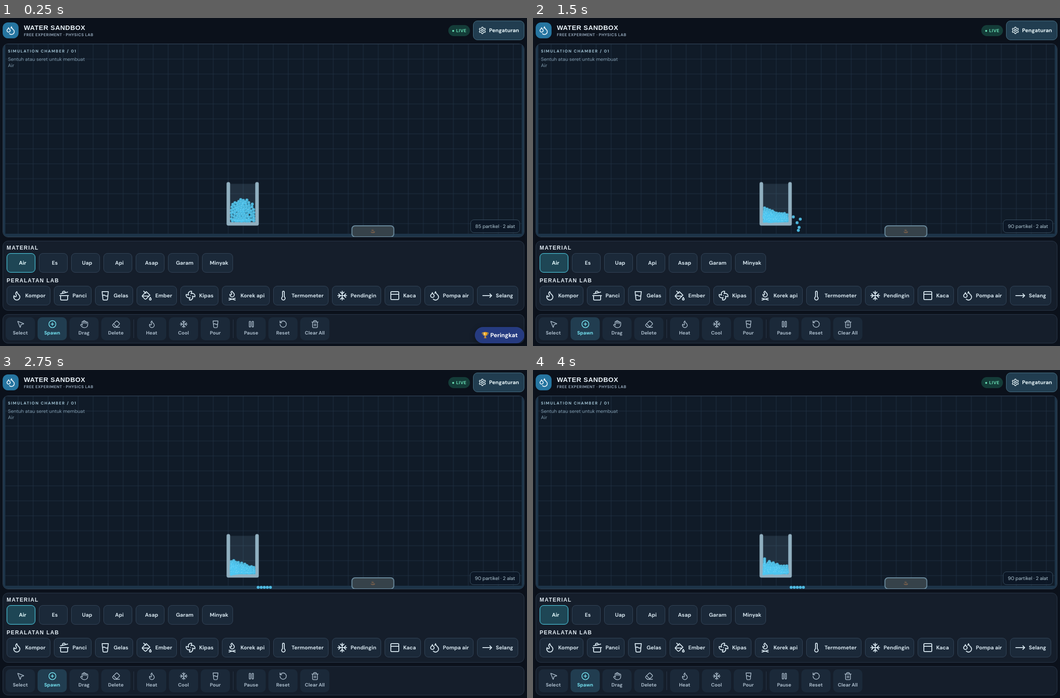
Above: before the commit, frames 1-4 (two rows, left to right).
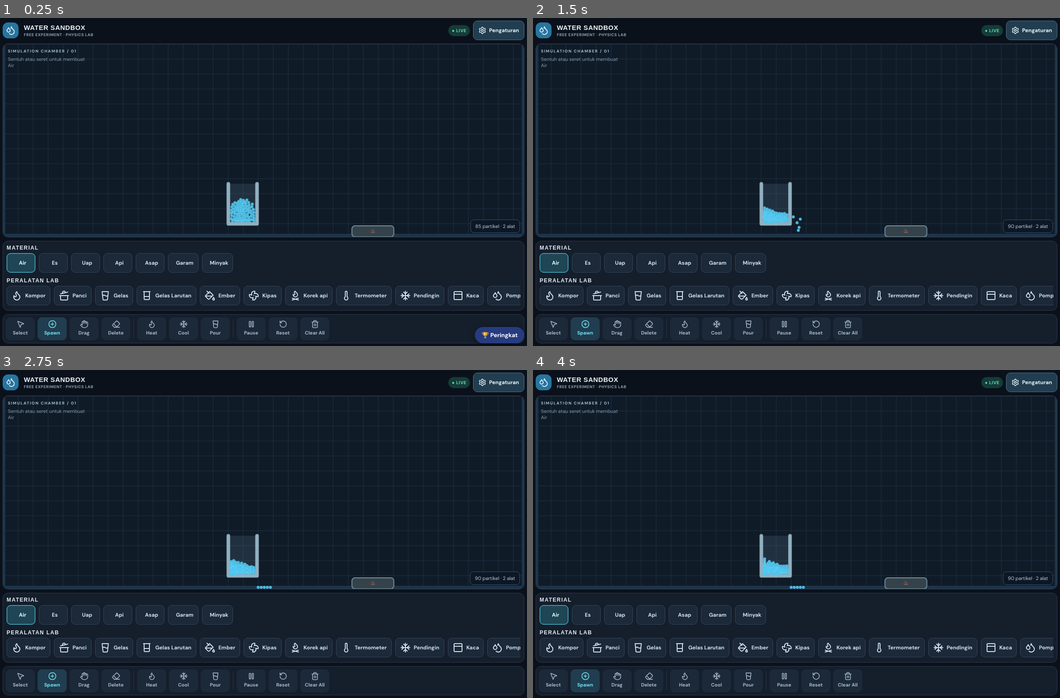
Above: after the commit, the same moments.

Repository: vexelkang-cell/gamepai
Game: browser game, page games/water-simulator/index.html
Same seed, same stepped clock (60 frames per second), same inputs: the game is played once before the commit and once after it.
Inputs (mouse positions are in pixels of both pictures, inside the frame that each line leads up to):
- Up to frame 1 (0.25 s): no input
- Up to frame 2 (1.5 s): click (796, 139) at 0.27 s; tap Space at 1.1 s
- Up to frame 3 (2.75 s): tap Space at 1.6, 2.1, 2.6 s
- Up to frame 4 (4 s): tap Space at 3.1, 3.6 s

The runs differ from the first frame. In frame 1, 0.7% of the frame differs, in the area x 26-99%, y 81-88%; in frame 2, 0.7%; in frame 3, 0.7%; in frame 4, 0.7%.

Commit message:
Add solution beaker with automatic stirring and stove compatibility

Diff:
--- a/games/water-simulator/index.html
+++ b/games/water-simulator/index.html
@@ -143,14 +143,14 @@
     ['Air','#4fc8f2'],['Es','#b5efff'],['Uap','#d8eaf2'],['Api','#ff9948'],['Asap','#8b97a7'],
     ['Garam','#f1f1dc'],['Minyak','#d7ad54']
   ];
-  const equipment=['Kompor','Panci','Gelas','Ember','Kipas','Korek api','Termometer','Pendingin','Kaca','Pompa air','Selang','Keran air'];
-  const icons={'Kompor':'flame','Panci':'cooking-pot','Gelas':'glass-water','Ember':'paint-bucket','Kipas':'fan','Kor …(162 unchanged characters)…
+  const equipment=['Kompor','Panci','Gelas','Gelas Larutan','Ember','Kipas','Korek api','Termometer','Pendingin','Kaca','Pompa air','Selang','Keran air'];
+  const icons={'Kompor':'flame','Panci':'cooking-pot','Gelas':'glass-water','Gelas Larutan':'beaker','Ember':'paint-bucket','Kipas':'fan','Kor …(162 unchanged characters)…
   const props={
     'Air':{density:1,drag:.985,r:3.4},'Es':{density:.85,drag:.94,r:4.3},'Uap':{density:-.22,drag:.94,r:4.5},'Api':{density:-.8,drag:.92,r:4.2},'Asap':{density:-.45,drag:.95,r:4.6},
     'Garam':{density:2,drag:.84,r:3},'Minyak':{density:.72,drag:.985,r:3.7}
   };
   let W=0,H=0,dpr=1,particles=[],objects=[],tool='spawn',chosen='Air',paused=false,selected=null,pointer=null,last=performance.now(),acc=0,frame=0;
-  const pool=[],objectPool=[],colorByType=Object.fromEntries(materials),objectSizes={'Kompor':[95,25],'Panci':[106,72],'Gelas':[65,91],'Ember':[95,90],'Kipas':[44,24],'Korek ap …(129 unchanged characters)…
+  const pool=[],objectPool=[],colorByType=Object.fromEntries(materials),objectSizes={'Kompor':[95,25],'Panci':[106,72],'Gelas':[65,91],'Gelas Larutan':[82,104],'Ember':[95,90],'Kipas':[44,24],'Korek ap …(129 unchanged characters)…
   const cell=14;let cols=0,rows=0,heads=new Int32Array(0),activeCells=[],quality=1,fps=60,fpsFrames=0,fpsAt=performance.now(),maxParticles=900;
   const fpsToggle=document.getElementById('showFps'),fpsValue=document.getElementById('fpsValue');fpsToggle.addEventListener('change',()=>{fpsValue.style.display=fpsToggle.checked?'block':'none'});
   function resize(){let r=wrap.getBoundingClientRect();W=r.width;H=r.height;dpr=Math.min(devicePixelRatio||1,innerWidth …(284 unchanged characters)…
@@ -233,7 +233,7 @@
   function clear(){for(let i=0;i<particles.length;i++)pool.push(particles[i]);for(let i=0;i<objects.length;i++)objectPool.push(objects[i]);particles.length=0;objects.length=0;acc=0;select(null)}document.getElementById('clearBtn').onclick=clear;
   document.getElementById('resetBtn').onclick=()=>{clear();['gravity','speed','ambient','brush'].forEach((id,i)=>{let e …(337 unchanged characters)…
   [['gravity','gravityValue',v=>Number(v).toFixed(1)+'×'],['speed','speedValue',v=>Number(v).toFixed(1)+'×'],['ambient' …(193 unchanged characters)…
-  function segments(o){return o.type==='Panci'||o.type==='Gelas'||o.type==='Ember'?3:o.type==='Kaca'?1:o.type==='Selang'?0:4}
+  function segments(o){return o.type==='Panci'||o.type==='Gelas'||o.type==='Gelas Larutan'||o.type==='Ember'?3:o.type==='Kaca'?1:o.type==='Selang'?0:4}
   function collide(p,o){let c=Math.cos(o.angle),s=Math.sin(o.angle),rx=p.x-o.x,ry=p.y-o.y,qx=rx*c+ry*s,qy=-rx*s+ry*c,w=o.w/2,h=o.h/2,count=segments(o),wallRadius=p.r+(count===3?4:2);if(count===0)return;
     // Tool non-wadah adalah benda padat: keluarkan partikel yang terlanjur masuk.
     if(count===4&&Math.abs(qx)<w&&Math.abs(qy)<h){
@@ -249,7 +249,7 @@
     }
     for(let k=0;k<count;k++){let ax,ay,bx,by;if(count===1){ax=-w;ay=0;bx=w;by=0}else if(count===3){if(k===0){ax=-w;ay=- …(797 unchanged characters)…
   function containWater(p,o){
-    if(p.type!=='Air'||!['Panci','Gelas','Ember'].includes(o.type))return;
+    if(!['Air','Garam'].includes(p.type)||!['Panci','Gelas','Gelas Larutan','Ember'].includes(o.type))return;
     const q=local(o,p.x,p.y),halfW=o.w/2,halfH=o.h/2,pad=p.r+2;
     let changed=false;
     // Tangani titik pertemuan dinding dan dasar sebagai satu sudut.
@@ -299,7 +299,7 @@
     }
   }
   function pourFromContainer(o){
-    if(!['Panci','Gelas','Ember'].includes(o.type))return;
+    if(!['Panci','Gelas','Gelas Larutan','Ember'].includes(o.type))return;
     const tilt=Math.sin(o.angle);
     if(Math.abs(tilt)<.42||frame%4!==0)return;
     const side=tilt>0?1:-1;
@@ -345,6 +345,22 @@
   function step(dt){frame++;syncHoses();let grav=+document.getElementById('gravity').value,ambient=+document.getElementById('ambient').value;
     for(let o of objects){if(pointer&&pointer.grab===o){const tx=Number.isFinite(pointer.targetX)?pointer.targetX:o.x,t …(935 unchanged characters)…
       if(o.type==='Pendingin'){for(let p of particles){let dx=p.x-o.x,dy=p.y-o.y;if(Math.abs(dx)<o.w*.75&&Math.abs(dy)<90)p.temp-=2.5*dt*(1-Math.abs(dy)/110)}}
+      if(o.type==='Gelas Larutan'){
+        const c=Math.cos(o.angle),sn=Math.sin(o.angle);
+        for(const p of particles){
+          if(p.type!=='Air'&&p.type!=='Garam')continue;
+          const q=local(o,p.x,p.y);
+          if(q.x>-o.w/2+9&&q.x<o.w/2-9&&q.y>-o.h/2+9&&q.y<o.h/2-7){
+            const radius=Math.max(9,Math.hypot(q.x,q.y+o.h*.12));
+            const speed=p.type==='Garam'?2.5:2.0;
+            const tx=-(q.y+o.h*.12)/radius*speed,ty=q.x/radius*speed;
+            const vx=p.vx*c+p.vy*sn,vy=-p.vx*sn+p.vy*c;
+            const blend=Math.min(.12*dt,.65);
+            const nvx=vx+(tx-vx)*blend,nvy=vy+(ty-vy)*blend;
+            p.vx=nvx*c-nvy*sn;p.vy=nvx*sn+nvy*c;
+          }
+        }
+      }
       if(o.type==='Kipas'){const c=Math.cos(o.angle),sn=Math.sin(o.angle);for(let p of particles){const dx=p.x-o.x,dy=p …(215 unchanged characters)…
       if(o.type==='Keran air'&&frame%4===0){const c=Math.cos(o.angle),sn=Math.sin(o.angle);const nx=o.x+c*o.w*.42-sn*(- …(688 unchanged characters)…
       if(o.type==='Korek api'&&frame%12===0)spawn('Api',o.x+o.w*.35,o.y-o.h*.5,1);
@@ -352,7 +368,7 @@
     }
     // Perpindahan panas: kompor memanaskan dasar panci atau gelas, lalu wadah memanaskan air di dalamnya. Ember sengaja tidak ikut dipanaskan.
     for(const vessel of objects){
-      if(vessel.type!=='Panci'&&vessel.type!=='Gelas')continue;
+      if(vessel.type!=='Panci'&&vessel.type!=='Gelas'&&vessel.type!=='Gelas Larutan')continue;
       for(const stove of objects){
         if(stove.type!=='Kompor')continue;
         const rel=local(vessel,stove.x,stove.y);
@@ -458,7 +474,7 @@
     }
   }
   function drawObject(o){ctx.save();ctx.translate(o.x,o.y);ctx.rotate(o.angle);let w=o.w,h=o.h;ctx.lineWidth=8;ctx.lineCap='round';ctx.lineJoin='round';ctx.strokeStyle=selected===o?'#7beafa':'#91afbf';ctx.fillStyle='#314b5d';
-    if(['Panci','Gelas','Ember'].includes(o.type)){ctx.beginPath();ctx.moveTo(-w/2,-h/2);ctx.lineTo(-w/2,h/2);ctx.lineTo(w/2,h/2);ctx.lineTo(w/2,-h/2);ctx.stroke();ctx.fillStyle='#8cbbd122';ctx.fill();if(o.type==='Panci'){ctx.beginPath();ctx.moveTo(-w/2-20,-h/3);ctx.lineTo(-w/2,-h/3);ctx.moveTo(w/2,-h/3);ctx.lineTo(w/2+20,-h/3);ctx.stroke()}}
+    if(['Panci','Gelas','Gelas Larutan','Ember'].includes(o.type)){ctx.beginPath();ctx.moveTo(-w/2,-h/2);ctx.lineTo(-w/2,h/2);ctx.lineTo(w/2,h/2);ctx.lineTo(w/2,-h/2);ctx.stroke();ctx.fillStyle=o.type==='Gelas Larutan'?'rgba(105,205,225,.13)':'#8cbbd122';ctx.fill();if(o.type==='Panci'){ctx.beginPath();ctx.moveTo(-w/2-20,-h/3);ctx.lineTo(-w/2,-h/3);ctx.moveTo(w/2,-h/3);ctx.lineTo(w/2+20,-h/3);ctx.stroke()}if(o.type==='Gelas Larutan'){ctx.strokeStyle='#75d9ef';ctx.lineWidth=3;ctx.beginPath();ctx.moveTo(0,-h/2+9);ctx.lineTo(0,h*.18);ctx.stroke();ctx.save();ctx.translate(0,h*.18);ctx.rotate(frame*.12);ctx.lineWidth=4;ctx.beginPath();ctx.moveTo(-13,0);ctx.lineTo(13,0);ctx.moveTo(-9,-4);ctx.lineTo(-13,0);ctx.lineTo(-9,4);ctx.moveTo(9,-4);ctx.lineTo(13,0);ctx.lineTo(9,4);ctx.stroke();ctx.restore();ctx.fillStyle='#9be9f8';ctx.font='bold 8px "DM Sans"';ctx.textAlign='center';ctx.fillText('MIX',0,-h/2-9)}}
     else if(o.type==='Kaca'){ctx.strokeStyle='#9adff0';ctx.lineWidth=9;ctx.beginPath();ctx.moveTo(-w/2,0);ctx.lineTo(w/2,0);ctx.stroke()}
     else if(o.type==='Kipas'){ctx.fillStyle='#24495d';ctx.strokeStyle=selected===o?'#7beafa':'#79b6cc';ctx.lineWidth=2; …(388 unchanged characters)…
     else if(o.type==='Selang'){ctx.save();ctx.lineCap='round';ctx.lineJoin='round';ctx.strokeStyle='rgba(160,215,230,.2 …(896 unchanged characters)…
